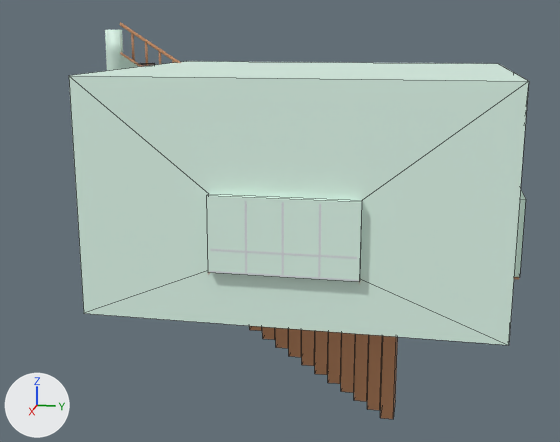
What one commit did to the Blender file Assets/3D Objects/Apartment.blend.
The view is the same before and after, from a 50 mm lens placed at (14.62, 5.74, 4.69), pointed at (0.5, 2.91, 1.17). Arrows for +X, +Y and +Z are at lower left; the lights stay in place. Mesh edges are drawn as thin lines on the coarser meshes.

The older version as bpy lines, for what is in view:
```python
me_cube_003 = bpy.data.meshes.new('Cube.003')
me_cube_003.from_pydata(...)  # 62 vertices, 53 faces; spans x 0.51..0.68, y -6.51..0.5, z -0.34..4.87
me_cube_003.polygons.foreach_set('use_smooth', [True] * 53)
# faces by material slot: [18, 35]
me_cube_003.materials.append(mat_walls)  # white #e3fcef
me_cube_003.materials.append(mat_holztreppe)  # orange #c68e64
me_cube_005 = bpy.data.meshes.new('Cube.005')
me_cube_005.from_pydata(...)  # 16 vertices, 14 faces; spans x -0.49..0.49, y -0.15..0.2, z -4.18..0.16
# faces by material slot: [10, 4]
me_cube_005.materials.append(mat_holztreppe)  # orange #c68e64
me_cube_005.materials.append(mat_carpetfloor)  # brown #7b5f55
me_plane = bpy.data.meshes.new('Plane')
me_plane.from_pydata(...)  # 31 vertices, 24 faces; spans x -3.0..3.15, y 0.0..4.0, z -7.15..0.0
# faces by material slot: [23, 1]
me_plane.materials.append(mat_walls)  # white #e3fcef
me_plane.materials.append(mat_woodfloor)  # beige #d2af8a
ob_railsstairs = bpy.data.objects.new('RailsStairs', me_cube_003)
ob_railsstairs.location = (-2.62, 4.94, 0.0)
ob_stairs = bpy.data.objects.new('Stairs', me_cube_005)
ob_stairs.location = (-2.57, 4.94, 0.07)
_m = ob_stairs.modifiers.new('Array', 'ARRAY')
_m.count = 20
_m.constant_offset_displace = (0.0, 0.0, 0.0)
_m.relative_offset_displace = (0.0, -0.9, 0.045)
_m.use_merge_vertices = True
ob_walls = bpy.data.objects.new('Walls', me_plane)
ob_walls.location = (0.0, 0.0, 0.0)
ob_walls.rotation_euler = (1.571, 0.0, 0.0)  # degrees (90, 0, 0)
# also in view: 'Window2' at (3.05, 3.48, 1.51)
```
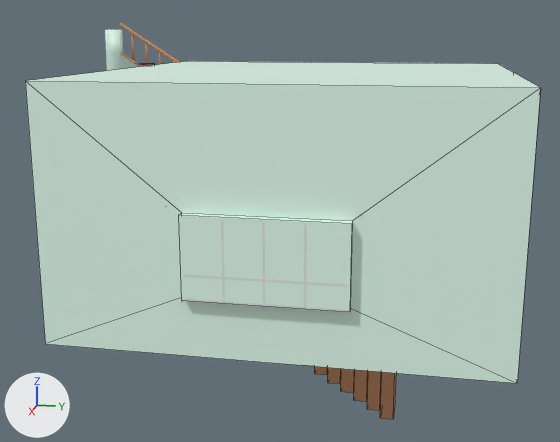
Pixel boxes [x1, y1, x2, y2] of what changed, in the pictures (560 x 442 px):
'Walls', reshaped (12% wider, 13% taller)
    before: [69, 61, 529, 345]
    after: [25, 61, 541, 383]
'Stairs', unchanged, covered by the edit
    before: [138, 63, 398, 419]
    after: [138, 63, 397, 419]

The change in detail:
me_plane has 31 vertices, 24 faces and spans x -3.0..3.15, y 0.0..4.0, z -7.15..0.0.
me_plane is used by ob_walls; location (0.0, 0.0, 0.0); rotation (1.571, 0.0, 0.0), in degrees (90, 0, 0).
me_plane part 1: all 12 vertices in x 3.0..3.15, y 0.0..4.0, z -7.0..0.0 are moved by (1.36, 0.0, 0.0).
